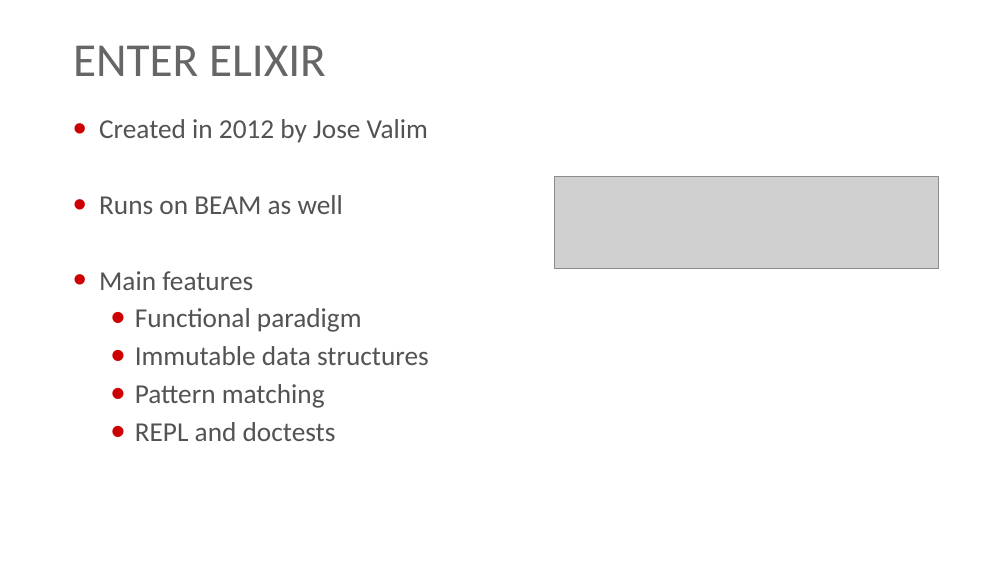
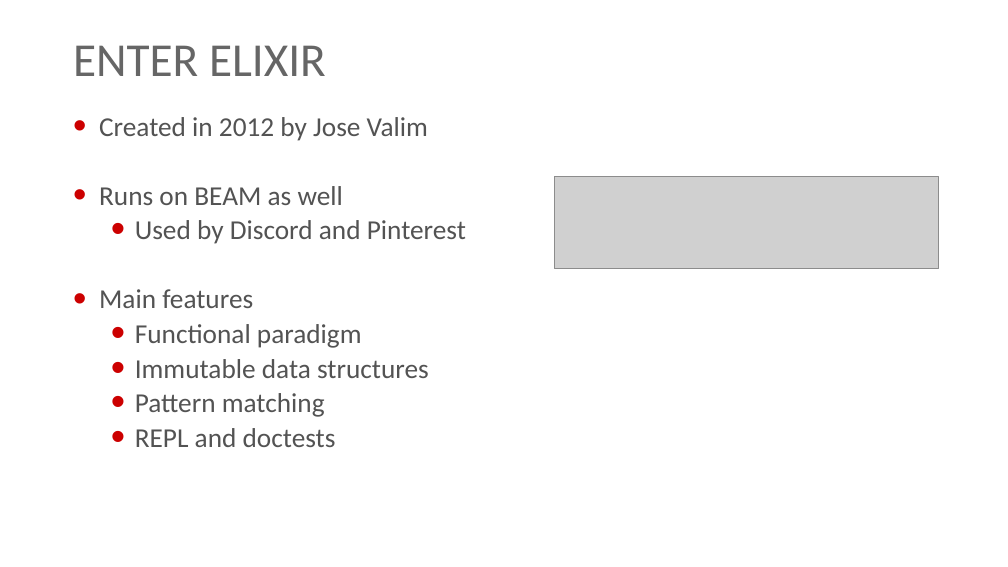
Before and after one commit to georgiyolovski/elixir-tech-talk, a slide deck: slide 4 of Elixir Tech Talk.pptx. Drawn at 1008x567 pixels with LibreOffice and Linux fonts; fonts in the diff are those of the drawing; grey boxes stand for pictures; background and template pictures are left out. Boxes give left, top, right and bottom in pixels: in the first picture for what was removed or moved away, otherwise in the second. Text is boxed around its words. In the diff, an @@ line names an element or a change of style, - is before the commit and + after.

Commit message:
Added Elixir usage to presentation

```diff
--- a/Elixir Tech Talk.pptx
+++ b/Elixir Tech Talk.pptx
@@ text at [99, 117, 429, 447]: line spacing 0.9 to 0.8 @@
@@ text at [135, 220, 466, 244]: paragraph added @@
+  • Used by Discord and Pinterest
```
